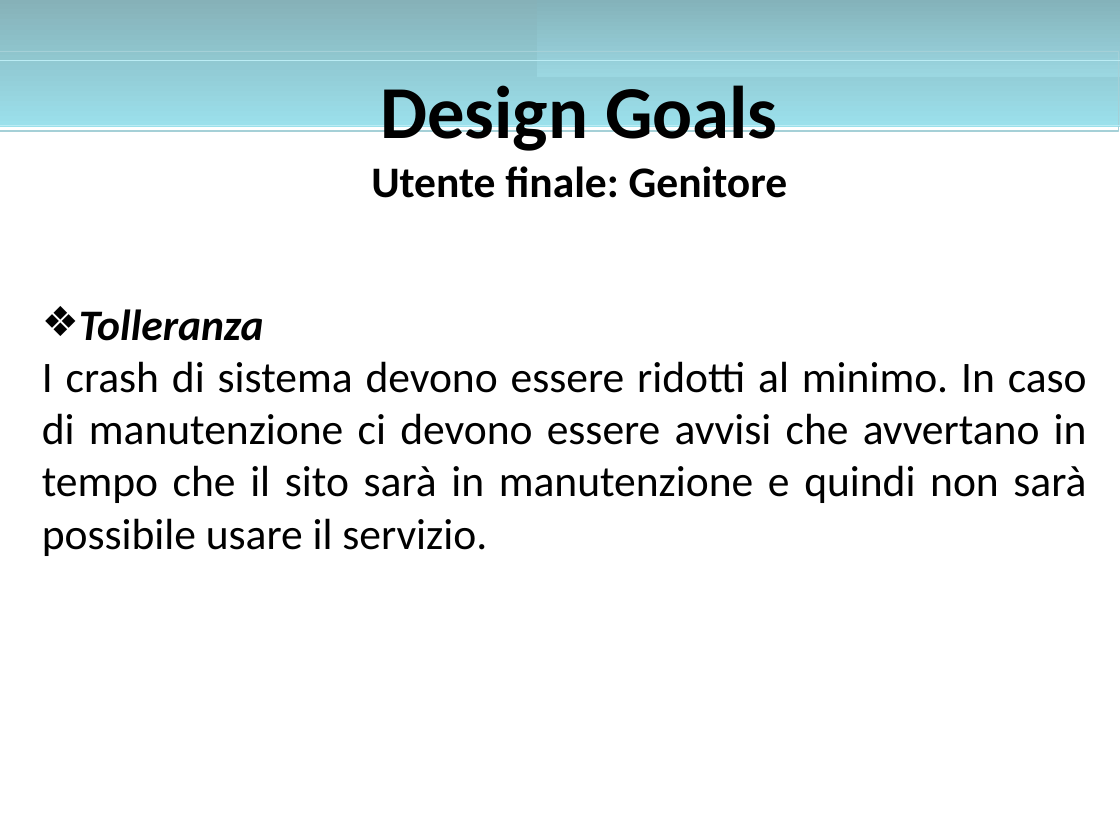
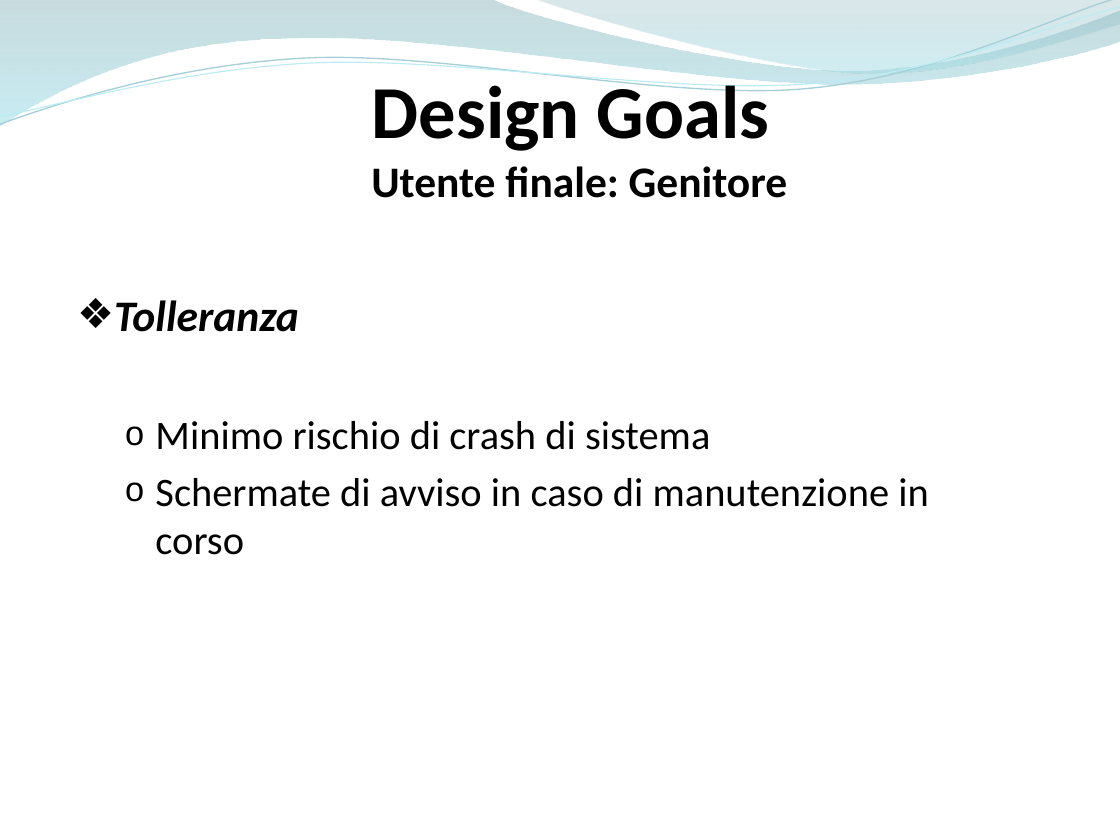
Before and after one commit to ammirate/at-silo, a slide deck: slide 6 of Presentazione/Atsilo1/Micco/Atsilo_A_Micco.pptx. Drawn at 1120x840 pixels with LibreOffice and Linux fonts; fonts in the diff are those of the drawing. Boxes give left, top, right and bottom in pixels: in the first picture for what was removed or moved away, otherwise in the second. Text is boxed around its words. In the diff, an @@ line names an element or a change of style, - is before the commit and + after.

```diff
--- a/Presentazione/Atsilo1/Micco/Atsilo_A_Micco.pptx
+++ b/Presentazione/Atsilo1/Micco/Atsilo_A_Micco.pptx
@@ rectangle removed at bbox=[0, 0, 1120, 127] @@
@@ freeform shape added at bbox=[0, 0, 1120, 127], fill gradient #86B2B9 to #9BE0EC @@
@@ freeform shape added at bbox=[0, 0, 1120, 131], outline #A5D0D7 0.85 pt @@
@@ freeform shape added at bbox=[0, 7, 1120, 125], outline #BBECF4 0.75 pt @@
@@ rectangle removed at bbox=[536, 0, 1120, 77] @@
@@ freeform shape added at bbox=[536, 0, 1120, 77], fill gradient #84B3BB to #9BD7E1 @@
@@ rectangle removed at bbox=[0, 52, 1119, 131] @@
@@ text "Design Goals" rewrapped from bbox=[371, 85, 788, 198] to bbox=[371, 76, 788, 198] @@
@@ rectangle removed at bbox=[0, 60, 1120, 125] @@
@@ text "Tolleranza": place and size @@
-text "Tolleranza" at bbox=[42, 309, 1087, 556]
+text "Tolleranza" at bbox=[114, 300, 928, 555]
@@ text at bbox=[114, 300, 299, 332]: indent changed; more space between paragraphs @@
@@ text at bbox=[155, 421, 928, 555]: text changed; size 28 to 26 pt @@
-I crash di sistema devono essere ridotti al minimo. In caso di manutenzione ci devono essere avvisi che avvertano in tempo che il sito sarà in manutenzione e quindi non sarà possibile usare il servizio.
+  o Minimo rischio di crash di sistema
+  o Schermate di avviso in caso di manutenzione in corso
```
Also in this commit, not shown: 16 other slides changed, 7 slides added, 6 slides removed.
